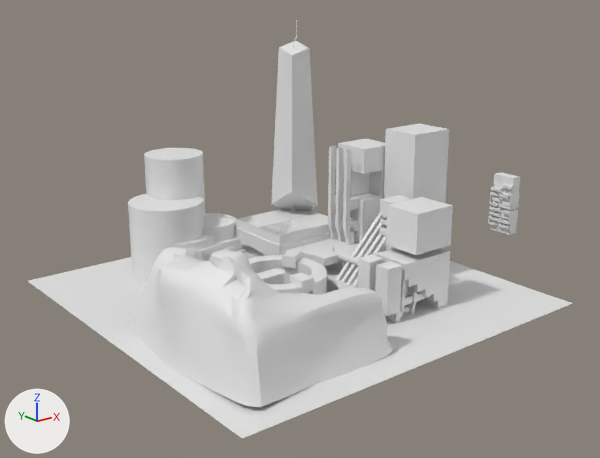
Renders of the Blender file Assets/Models/City/CityNewMaster.blend from each side of a commit.
The view is the same before and after, from a 50 mm lens placed at (-246.0, -255.0, 159.0), pointed at (8.0, 62.0, 32.0). Lighting does not change. The marker at lower left points along +X, +Y and +Z.

The first picture shows 'BackgroundBuilding', 'Building', 'Cube.002', 'Cube.107', 'DarkRoomNorth', 'DarkRoomSouth', 'FurnaceWall', 'Ground', 'Housing Complex', 'Mountain', 'SlantyBuilding', 'SongTower', 'Strut', 'Strut.001', 'Strut.002', 'TowerPark', 'WavyGardenBuilding.002', 'WavyGardenBuilding.003'.
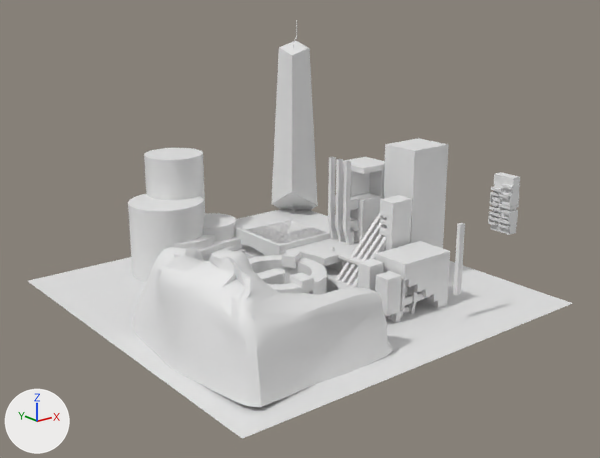
Location of each change, (x1, y1, x2, y2) in pixels of the pictures (600 x 458 px; the box of a moved part takes in the faces that stretch with it):
```json
{"object": "BackgroundBuilding", "change": "mesh rescaled", "before": [384, 123, 449, 203], "after": [384, 138, 449, 248]}
{"object": "Building", "change": "deleted", "before": [386, 197, 453, 255]}
{"object": "Cube.107", "change": "reshaped", "before": [335, 139, 385, 243], "after": [335, 157, 385, 243], "on screen": "17% shorter"}
{"object": "DarkRoomSouth", "change": "reshaped", "before": [375, 261, 402, 316], "after": [375, 271, 402, 316], "on screen": "18% shorter"}
{"object": "Cube.002", "change": "deleted", "before": [224, 214, 330, 245]}
{"object": "DarkRoomNorth", "change": "reshaped", "before": [358, 254, 384, 291], "after": [358, 258, 384, 291], "on screen": "11% shorter"}
{"object": "Strut.002", "change": "reshaped", "before": [343, 149, 354, 245], "after": [343, 161, 354, 245], "on screen": "12% shorter"}
{"object": "Strut.001", "change": "reshaped", "before": [335, 147, 346, 243], "after": [335, 159, 346, 243], "on screen": "12% shorter"}
{"object": "Strut", "change": "reshaped", "before": [328, 146, 338, 240], "after": [328, 157, 338, 240], "on screen": "12% shorter"}
{"object": "ElevatorShaft", "change": "added", "after": [453, 223, 465, 295]}
{"part": 1, "of": "me_darkroomsouth", "change": "moved or reshaped", "before": [376, 261, 402, 283], "after": [376, 271, 402, 283]}
{"part": 3, "of": "me_strut", "change": "moved or reshaped", "before": [329, 146, 351, 175], "after": [329, 157, 351, 175]}
{"part": 5, "of": "me_cube_082", "change": "moved or reshaped", "before": [338, 139, 385, 197], "after": [343, 157, 385, 197]}
{"object": "Cube.100", "change": "unchanged, uncovered by the edit", "before": [379, 195, 411, 294], "after": [379, 195, 412, 294]}
```

Scene script edits in JSON lines:
```json
{"block": "me_darkroomsouth", "where": "me_darkroomsouth.from_pydata(...)  # 100 vertices, 100 faces; spans x -4.5..4.5, y -4.0..4.0, z 5.0..28.0"}
{"block": "me_darkroomsouth", "where": "# used by ob_darkroomsouth; location = (12.5, 2.0, 0.0)"}
{"block": "me_darkroomsouth", "change": "me_darkroomsouth part 1: all 16 vertices in x -4.5..4.5, y -4.0..4.0, z 28.0 are moved by (0.0, 0.0, -5.0)"}
{"block": "me_darkroomnorth", "where": "me_darkroomnorth.from_pydata(...)  # 100 vertices, 102 faces; spans x -4.5..4.5, y -4.0..4.0, z 5.0..28.0"}
{"block": "me_darkroomnorth", "where": "# used by ob_darkroomnorth; location = (12.5, 14.0, 0.0)"}
{"block": "me_darkroomnorth", "change": "me_darkroomnorth part 2: all 16 vertices in x -4.5..4.5, y -4.0..4.0, z 28.0 are moved by (0.0, 0.0, -2.0)"}
{"block": "me_strut", "where": "me_strut.from_pydata(...)  # 74 vertices, 67 faces; spans x -4.0..2.0, y -1.0..1.0, z 0.0..51.0"}
{"block": "me_strut", "where": "# used by ob_strut_002; location = (35.0, 54.0, 20.0)"}
{"block": "me_strut", "where": "# before: 1 (-4.0, -1.0, 51.0) at pixel (331, 146), 3 (-4.0, 1.0, 51.0) at pixel (328, 146), 49 (-1.0, -1.0, 51.0) at pixel (335, 146), 62 (-1.0, 1.0, 51.0) at pixel (333, 145)"}
{"block": "me_strut", "change": "me_strut part 3"}
{"op": "add", "block": "me_strut", "code": "for i in [1, 3, 49, 62]: me_strut.vertices[i].co += Vector((0.0, 0.0, -6.0))"}
{"block": "me_backgroundbuilding", "where": "me_backgroundbuilding.from_pydata(...)  # 8 vertices, 6 faces; spans x 2.0..27.0, y -10.0..11.0, z -1.0..80.0"}
{"block": "me_backgroundbuilding", "where": "# used by ob_backgroundbuilding; location = (52.0, 38.0, 0.0)"}
{"block": "me_backgroundbuilding", "change": "me_backgroundbuilding part 4: the whole mesh is scaled about the mesh origin by (1, 1, 0.901)"}
{"block": "me_cube_082", "where": "me_cube_082.from_pydata(...)  # 56 vertices, 51 faces; spans x -7.0..19.0, y -19.0..1.0, z -20.0..51.0"}
{"block": "me_cube_082", "where": "# used by ob_cube_107; location = (41.0, 69.0, 20.0)"}
{"block": "me_cube_082", "where": "# before: 0 (-1.0, -19.0, 51.0), 1 (-1.0, 1.0, 51.0), 2 (19.0, -19.0, 51.0), 3 (19.0, 1.0, 51.0), 24 (19.0, -2.0, 51.0)"}
{"block": "me_cube_082", "where": "# before: 25 (19.0, -16.0, 51.0), 26 (-1.0, -16.0, 51.0), 27 (-1.0, -2.0, 51.0)"}
{"block": "me_cube_082", "change": "me_cube_082 part 5"}
{"op": "add", "block": "me_cube_082", "code": "for i in [*range(0, 4), *range(24, 28)]: me_cube_082.vertices[i].co += Vector((0.0, 0.0, -10.0))"}
{"op": "add", "block": "me_elevatorshaft", "code": ["me_elevatorshaft = bpy.data.meshes.new('ElevatorShaft')", "me_elevatorshaft.from_pydata(...)  # 48 vertices, 44 faces; spans x -1.5..1.5, y -9.0..-7.0, z -31.0..3.5", "me_elevatorshaft.polygons.foreach_set('use_smooth', [True] * 44)"]}
{"op": "remove", "block": "ob_building", "code": ["ob_building = bpy.data.objects.new('Building', me_building)", "ob_building.location = (31.0, 7.8, 16.2)"]}
{"op": "remove", "block": "ob_cube_002", "code": ["ob_cube_002 = bpy.data.objects.new('Cube.002', me_cube_003)", "ob_cube_002.location = (39.0, 69.0, 20.0)"]}
{"op": "add", "block": "ob_elevatorshaft", "code": ["ob_elevatorshaft = bpy.data.objects.new('ElevatorShaft', me_elevatorshaft)", "ob_elevatorshaft.location = (39.0, -9.0, 44.0)"]}
```
